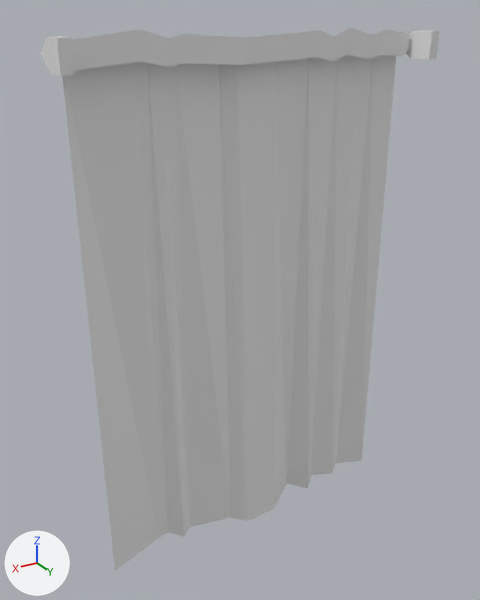
An edit to the Blender file HorrorGamePrototype/Assets/Models/courtain.blend, drawn before and after from the same camera.
The view is the same before and after, from a camera (50 mm lens) standing at (0.946, 1.4, 0.079) and looking at (0.039, -0.112, -0.677). Every picture has the same lights, and +X, +Y and +Z are marked at lower left.

Objects in the first picture: 'courtain', 'courtainPost'.
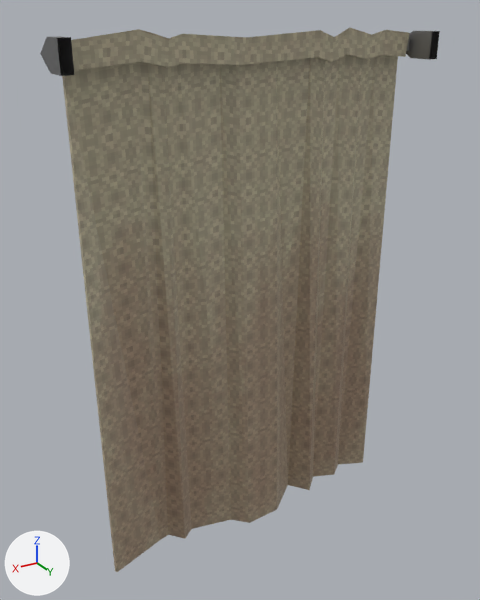
Where the newer file only moved an object's origin or applied its transform, the numbers keep the older frame.

Boxes (x1, y1, x2, y2) around the edits, measured in the pictures (480 x 600 px):
'courtain', reshaped: before (62, 28, 410, 570); after (62, 28, 410, 572)
part 1 of me_cylinder, deleted: before (429, 31, 440, 60)
part 2 of me_cylinder, deleted: before (57, 37, 74, 76)
part 3 of me_cylinder, recoloured: (40, 31, 432, 76) in both
part 4 of me_plane, added (brown): after (62, 54, 402, 572)
part 5 of me_plane, recoloured (grey to yellow): before (62, 28, 410, 570); after (71, 28, 410, 71)

The change, as a list of edits to the scene's bpy script:
```text
Add img_courtaintexture:
    img_courtaintexture = load_image('courtainTexture', '../Textures/courtainTexture.png', 256, 256, 'sRGB')
Add mat_courtainmat:
    mat_courtainmat = principled_material('courtainMat')
    mat_courtainmat.texture = img_courtaintexture
Add mat_courtainpostmat:
    mat_courtainpostmat = principled_material('courtainPostMat')
    mat_courtainpostmat.base_color = (0.311, 0.311, 0.311)  # grey #979797
    mat_courtainpostmat.metallic = 1.0
Change me_cylinder:
    used by ob_courtainpost; location = (0.0, 0.0, 0.0)
    verts and faces of me_cylinder; kept vertices keep their numbers, new ones are numbered from 26
    before: 18 (-0.5, 0.0, 0.036) at pixel (432, 31), 19 (-0.5, 0.0, -0.036) at pixel (429, 59), 22 (-0.528, 0.0, 0.036) at pixel (439, 31), 23 (-0.528, 0.0, -0.036) at pixel (436, 59)
    before: 20 (0.5, 0.0, -0.036) at pixel (74, 75), 21 (0.5, 0.0, 0.036) at pixel (70, 37), 24 (0.528, 0.0, -0.036) at pixel (60, 75), 25 (0.528, 0.0, 0.036) at pixel (56, 37)
    remove me_cylinder.from_pydata(...)  # 26 vertices, 21 faces; spans x -0.528..0.528, y -0.133..0.0, z -0.036..0.036
    add me_cylinder.from_pydata(...)  # 26 vertices, 19 faces; spans x -0.528..0.528, y -0.133..0.0, z -0.036..0.036
    me_cylinder part 1
    add delete_faces([(18, 19, 23, 22)])
    me_cylinder part 2
    add delete_faces([(20, 21, 25, 24)])
    me_cylinder part 3: 19 faces spanning x -0.528..0.528, y -0.133..0.0, z -0.036..0.036 switch from no material to mat_courtainpostmat (grey #979797)
Change me_plane:
    used by ob_courtain; parent = ob_courtainpost; location = (0.0, -0.119, -0.45); scale = (1.09, 1.0, 1.0)
    remove me_plane.from_pydata(...)  # 56 vertices, 39 faces; spans x -0.45..0.458, y -0.036..0.058, z -0.996..0.498
    add me_plane.from_pydata(...)  # 112 vertices, 110 faces; spans x -0.45..0.458, y -0.036..0.068, z -0.996..0.498
    me_plane part 4
    46 vertices are added at x -0.449..0.449, y -0.026..0.068, z -0.996..0.489
    10 new vertices lie (0.0, -0.01, 0.0) away from vertices in x -0.442..0.458, y 0.046..0.053, z 0.415..0.431
    71 new faces join them
    me_plane part 5: 39 faces spanning x -0.45..0.458, y -0.036..0.058, z -0.996..0.498 switch from no material to mat_courtainmat (picture img_courtaintexture)
```
